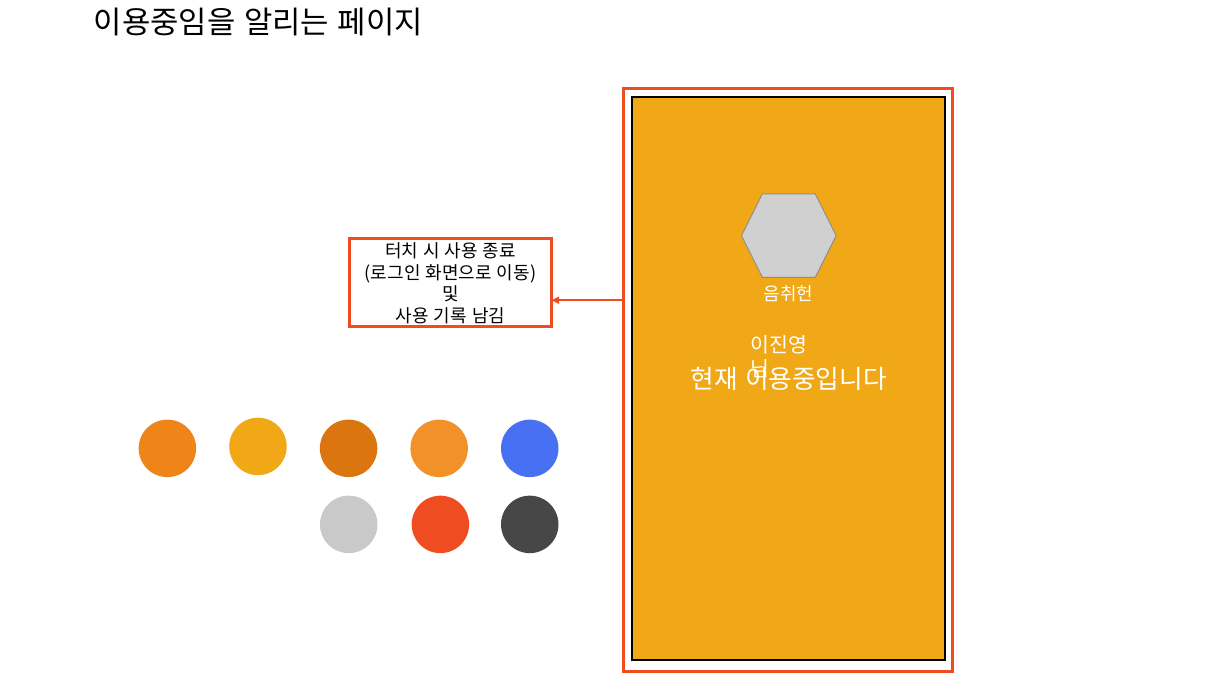
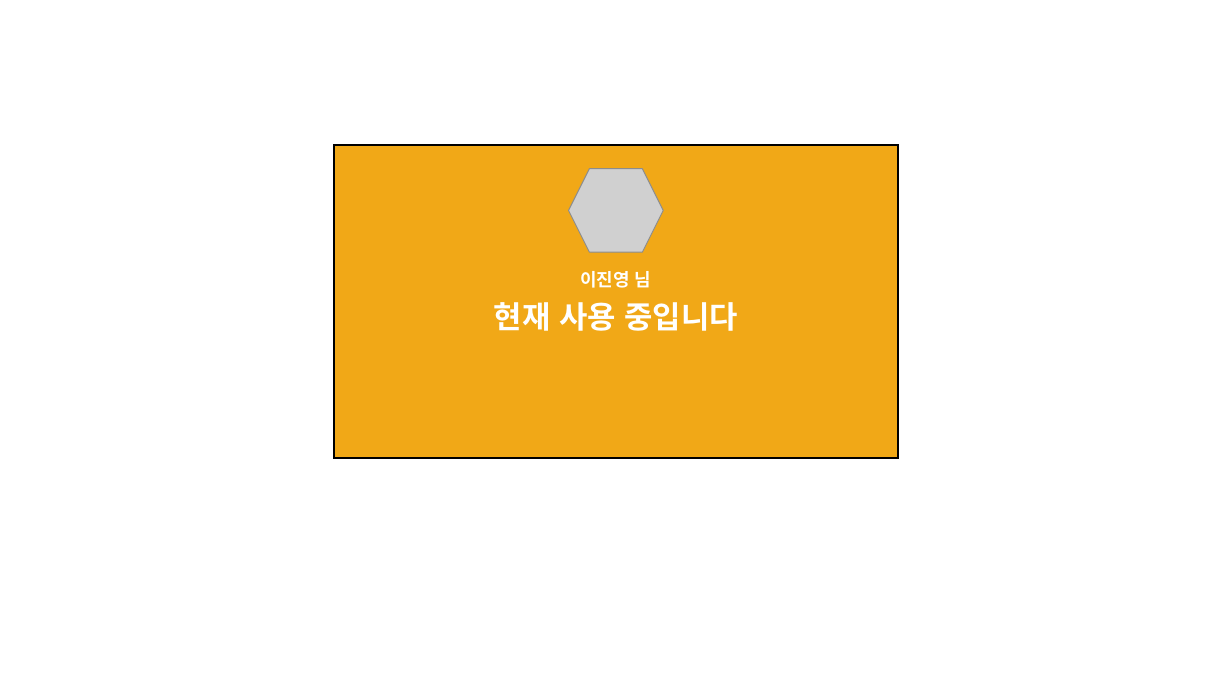
Before and after one commit to dotoleeoak/hun-piano, a slide deck: slide 6 of PianoManager/DesignDraft.pptx. Drawn at 1232x693 pixels with LibreOffice and Linux fonts; fonts in the diff are those of the drawing; grey boxes stand for pictures. Boxes give left, top, right and bottom in pixels: in the first picture for what was removed or moved away, otherwise in the second. Text is boxed around its words. In the diff, an @@ line names an element or a change of style, - is before the commit and + after.

```diff
--- a/PianoManager/DesignDraft.pptx
+++ b/PianoManager/DesignDraft.pptx
@@ title removed at [94,7,423,36] @@
-이용중임을 알리는 페이지
@@ rectangle removed at [624,89,954,671] @@
@@ rectangle "이진영 님": place and size @@
-rectangle "이진영 님" at [632,97,945,661]
+rectangle "이진영 님" at [334,145,897,458]
@@ rectangle "이진영 님" at [334,145,897,458]: outline #000000 1.5 pt to none @@
@@ rectangle added at [335,145,898,458], outline #000000 1.5 pt @@
@@ picture: place and size @@
-picture at [741,194,836,277]
+picture at [568,169,663,252]
@@ rectangle removed at [349,238,552,327] @@
-터치 시 사용 종료
-(로그인 화면으로 이동) 및
-사용 기록 남김
@@ text in rectangle at [494,271,738,331]: text changed; size 20 to 24 pt; bold on @@
-현재 이용중입니다
+이진영 님
+현재 사용 중입니다
@@ text removed at [764,285,814,302] @@
-음취헌
@@ arrow removed from (623, 300) to (552, 300) @@
@@ text removed at [751,335,808,382] @@
-이진영 님
@@ ellipse removed at [229,418,287,475] @@
@@ ellipse removed at [139,420,196,477] @@
@@ ellipse removed at [320,420,377,477] @@
@@ ellipse removed at [410,420,468,477] @@
@@ ellipse removed at [501,420,558,477] @@
@@ ellipse removed at [320,495,377,553] @@
@@ ellipse removed at [411,495,469,553] @@
@@ ellipse removed at [501,495,558,553] @@
```
Also in this commit, not shown: 5 other slides changed, 4 other files.
